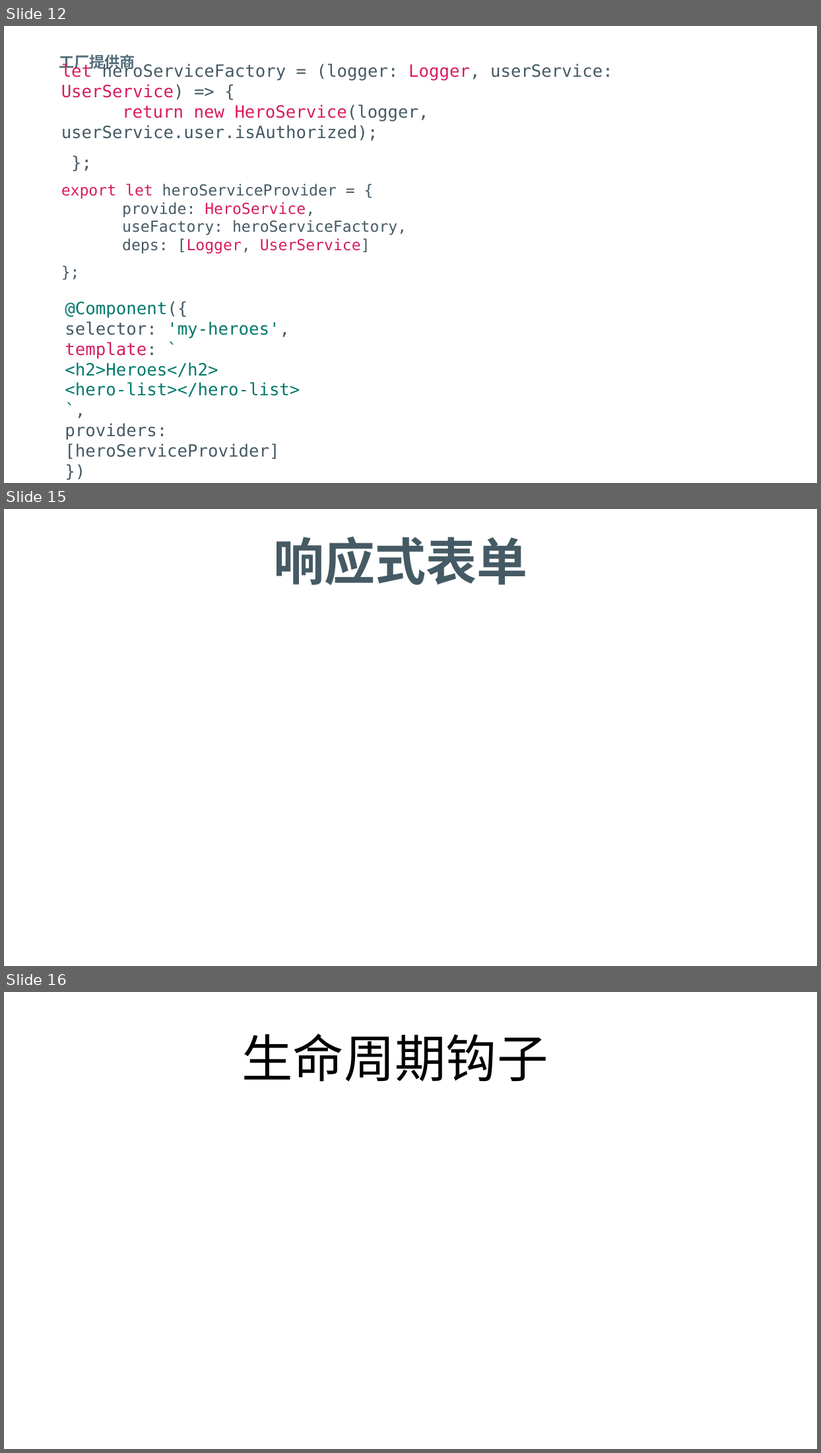
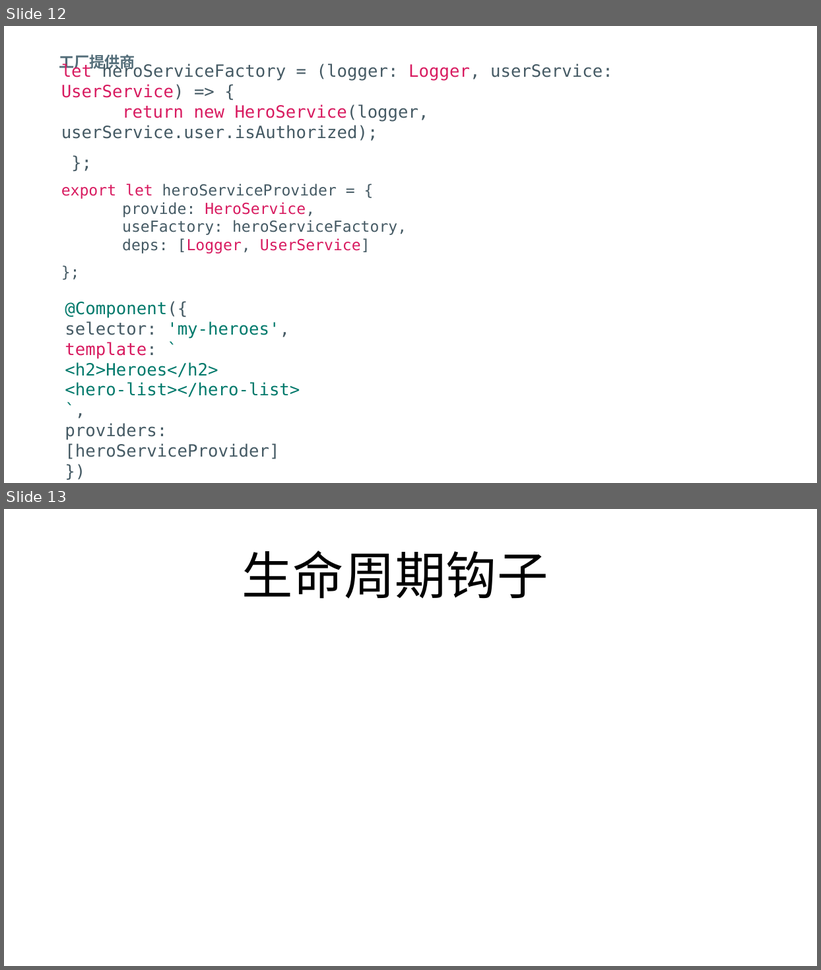
Before and after one commit to FredJiangFei/MyDocuments, a slide deck: Angular summary/Angular.pptx. Shown one above the other, each under a label of ours: slides 12, 15 and 16 before the commit, slides 12 and 13 after it; the slides between them are not shown. The pictures are 821x1453 and 821x970 pixels, drawn with LibreOffice and Linux fonts; fonts in the diff are those of the drawing. Boxes give left, top, right and bottom in pixels: in the first picture for what was removed or moved away, otherwise in the second. Text is boxed around its words. In the diff, an @@ line names an element or a change of style, - is before the commit and + after.

```diff
--- a/Angular summary/Angular.pptx
+++ b/Angular summary/Angular.pptx
@@ slide 15 removed at [4, 509, 817, 966], background #FFFFFF @@
@@ title removed at [274, 537, 528, 585] @@
-响应式表单
@@ what was slide 16 is now slide 13 @@
```
Also in this commit, not shown: 2 other slides removed, 3 other files.
